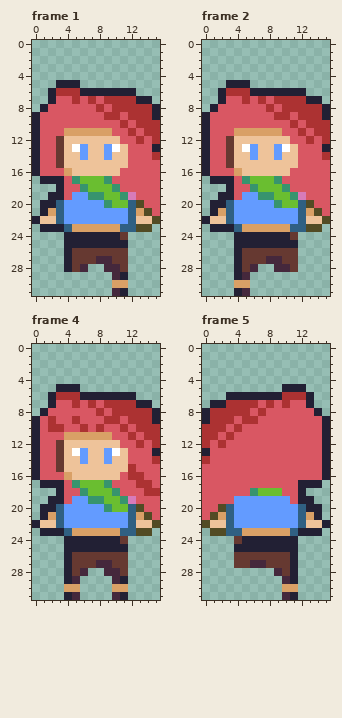
Two states of a pixel-art file, assets/snaggle.ase. This is how it looked before the edit.
16x32 pixels, 12 frames. Shown: frame 1, frame 2, frame 4, frame 5. The commit also changed other frames, which this record leaves out.
Once edited:
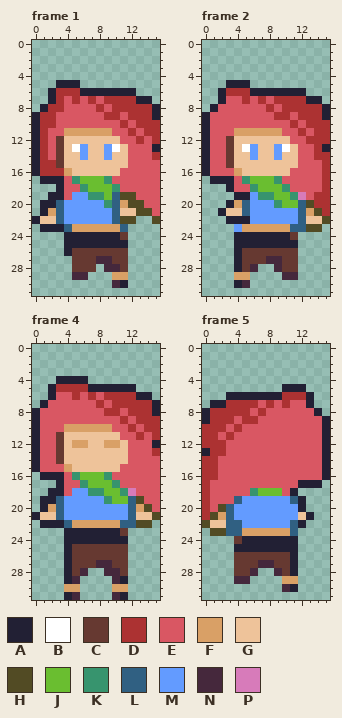
Palette (. is transparent): A #222034  B #ffffff  C #663931  D #ac3232  E #d95763  F #d9a066  G #eec39a  H #524b24  J #6abe30  K #37946e  L #306082  M #639bff  N #45283c  P #d77bba
Change:
Changed rows in their new state; - is an unchanged pixel.
Frame 1:
first column x 1:
 7 --D-----------
 8 -DD-----------
 9 DD------------
10 DD------------
11 D-------------
12 D-------------
13 D-------------
14 D-------------
15 DD------------
16 DDD-----------
19 ---------LHH--
20 ---------LFH--
21 ---------LGGH-
22 ---------LHH..
23 -----------...
first column x 4:
27 .-------
28 .-CC----
29 -NN---FF
30 ------NA
31 ------..
Frame 2:
first column x 0:
12 --------------D-
13 --------------D-
14 --------------D-
15 ---------------D
16 ---------------D
17 ---------------D
18 ---------------D
19 --..AA--------DD
20 -..AFL--------DD
21 -.AGGL---------D
22 ...AAA----------
23 -...M-----------
first column x 4:
28 ------C-
29 FF----NN
30 AN------
31 ..------
Frame 4:
first column x 0:
 4 ---AAAA---------
 5 --ADDDDAAAAAA---
 6 ---EE-EDEDDDDAA-
 7 -AE--E-EDE---DDA
 8 AE------ED-E----
 9 --E--E---EEDE--D
10 --EEFFFFFF-EDE--
11 ---CGGGGGGG-EDE-
12 -----FF--FFG-E-A
13 -----GG--GG----D
14 ------G--G-----E
15 ---EF------EE---
16 .AAAEKJJJKE-EE--
17 -..--EK--JK--EE-
18 --A--MMKK-JKP-EE
19 -A-LM--MMK-JLH--
20 --F------MMM-FH-
21 AGG----------GGH
22 .AAALFFFFFFL-HH.
23 -...AAAAAAAC...-
24 -----------A----
25 -----CCCCCCC----
Frame 5:
first column x 0:
12 -D--------------
13 -DD-------------
14 -D--------------
15 DD--------------
16 DD--------------
17 D---------------
18 D----------A.---
19 D---L------L-.--
20 D-----------A..-
21 D-----------GA.-
22 ----L------LA...
23 ------------...-
first column x 4:
27 --C-N---
28 CCN-----
29 NN----FF
30 ------NA
31 ------..
